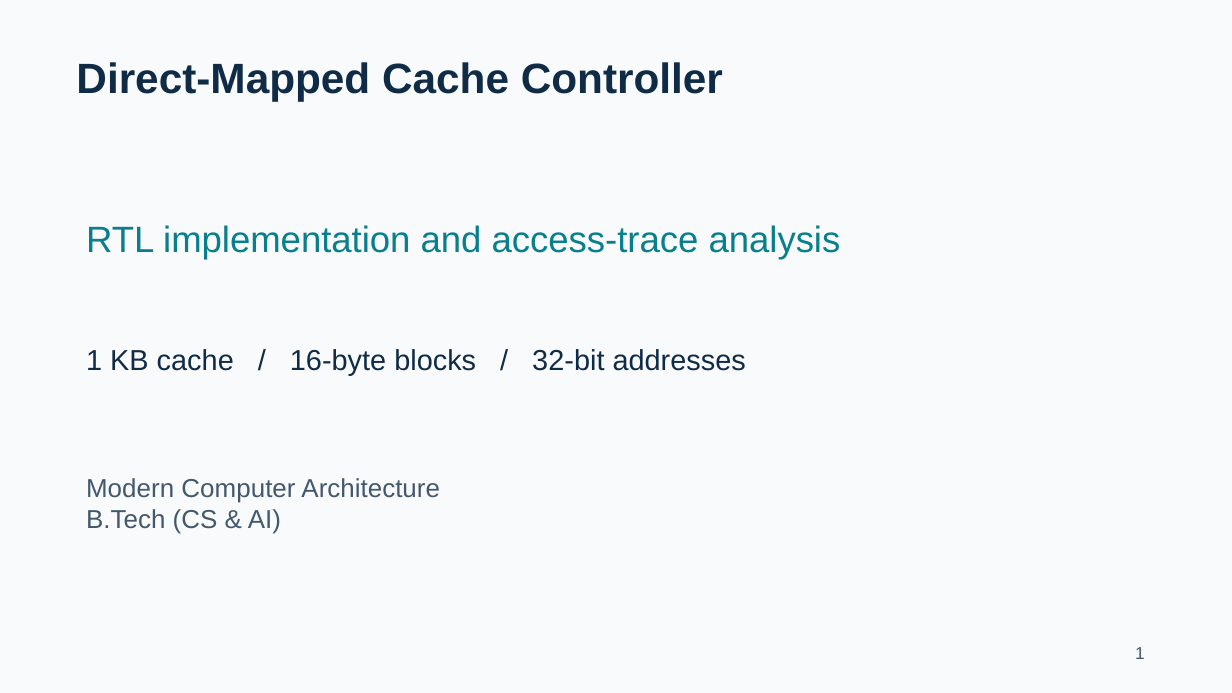
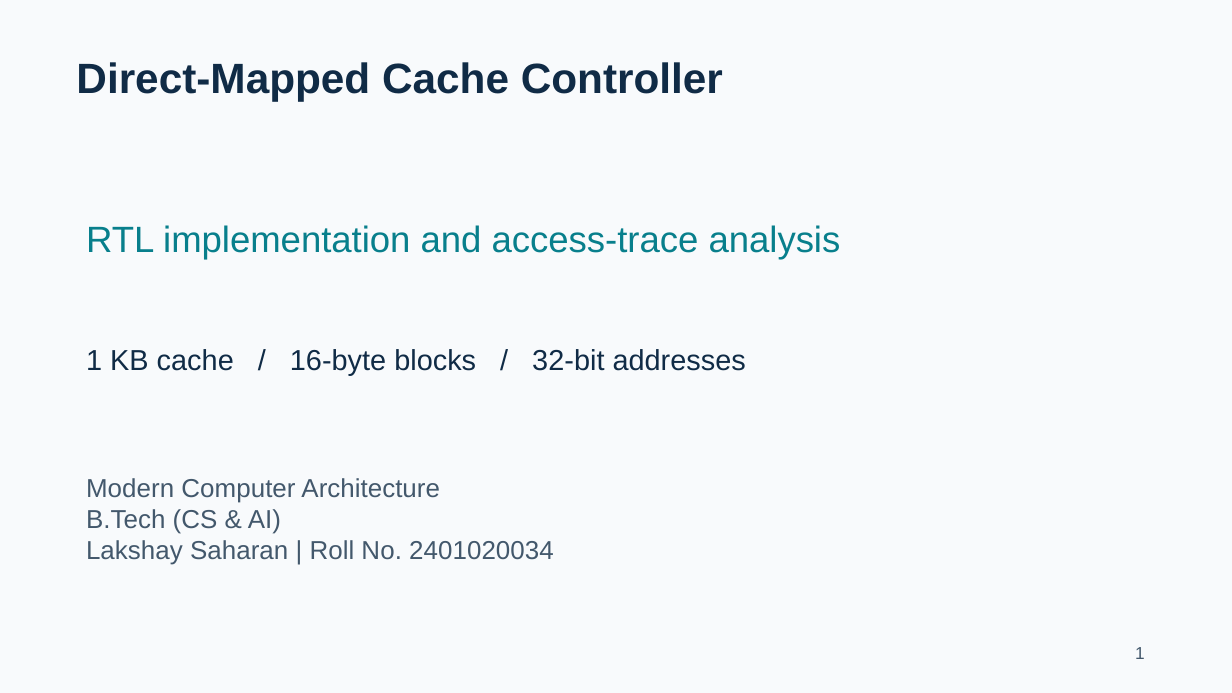
Before and after one commit to shaxryaa/Direct-Mapped-Cache-Controller, a slide deck: slide 1 of output/presentation/Direct_Mapped_Cache_Slides.pptx. Drawn at 1232x693 pixels with LibreOffice and Linux fonts; fonts in the diff are those of the drawing. Boxes give left, top, right and bottom in pixels: in the first picture for what was removed or moved away, otherwise in the second. Text is boxed around its words. In the diff, an @@ line names an element or a change of style, - is before the commit and + after.

Commit message:
Update student name to Lakshay Saharan (Roll No. 2401020034)

```diff
--- a/output/presentation/Direct_Mapped_Cache_Slides.pptx
+++ b/output/presentation/Direct_Mapped_Cache_Slides.pptx
@@ text at (x1=86, y1=540, x2=554, y2=565): paragraph added @@
+Lakshay Saharan | Roll No. 2401020034
```
Also in this commit, not shown: 2 other files.
